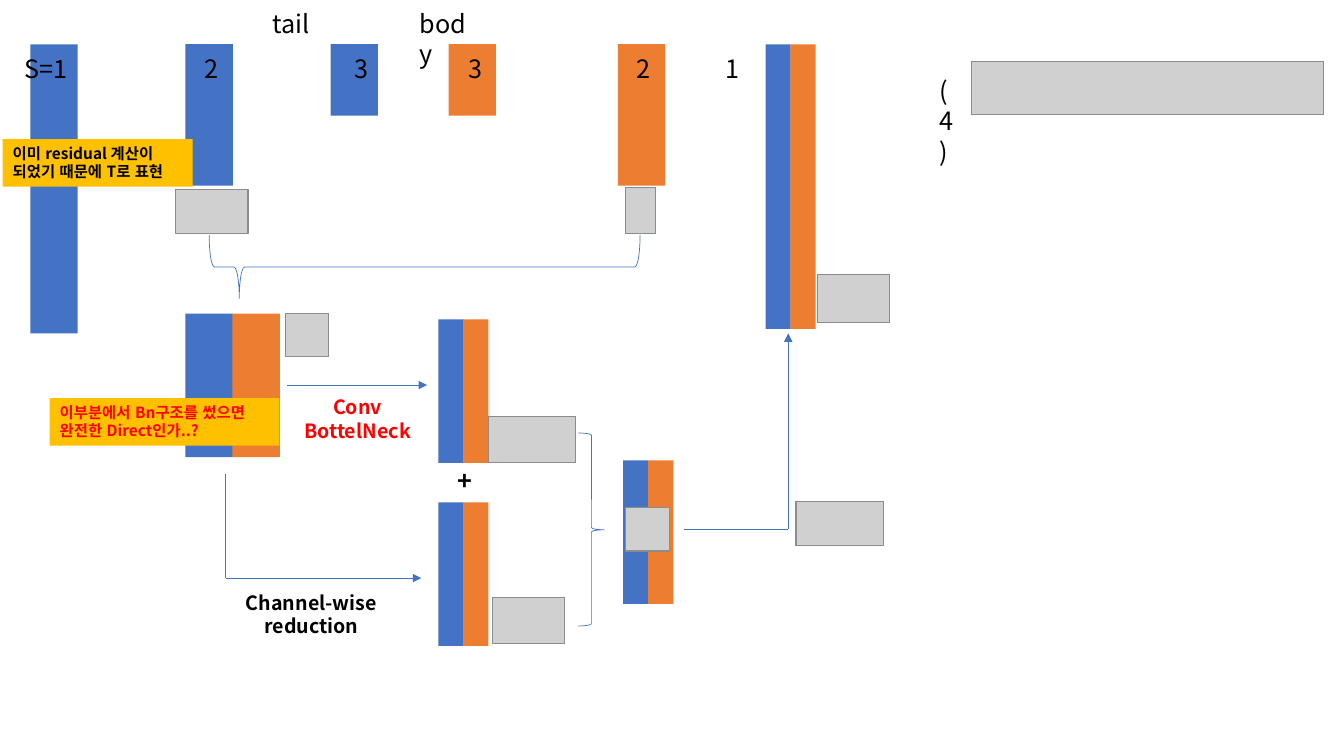
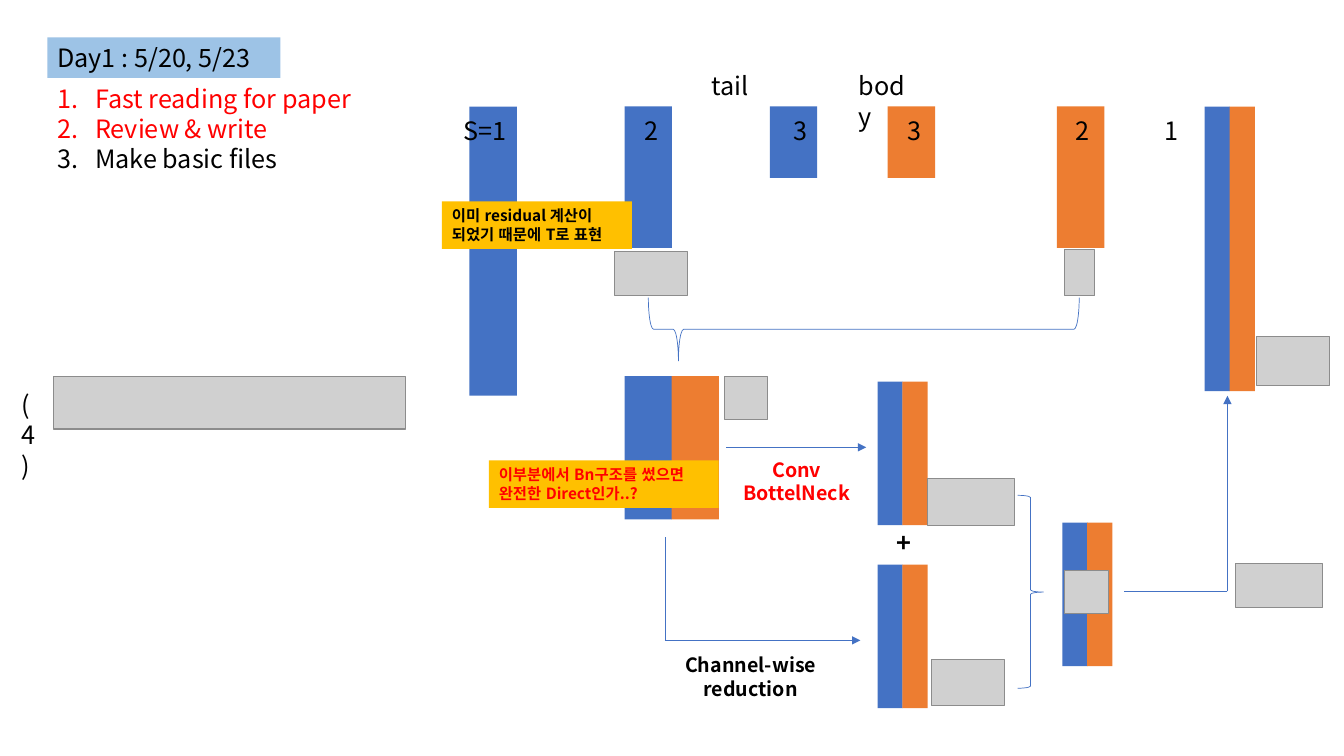
Before and after one commit to crapine1119/fishnet, a slide deck: slide 1 of PPT/fishnet_understanding.pptx. Drawn at 1344x756 pixels with LibreOffice and Linux fonts; fonts in the diff are those of the drawing; grey boxes stand for pictures. Boxes give left, top, right and bottom in pixels: in the first picture for what was removed or moved away, otherwise in the second. Text is boxed around its words. In the diff, an @@ line names an element or a change of style, - is before the commit and + after.

```diff
--- a/PPT/fishnet_understanding.pptx
+++ b/PPT/fishnet_understanding.pptx
@@ rectangle added at box(47, 37, 280, 78), fill #9DC3E6, 18 pt, text #000000 @@
+Day1 : 5/20, 5/23
@@ text added at box(95, 87, 351, 169), 18 pt, text #FF0000 @@
+1. Fast reading for paper
+2. Review & write
+3. Make basic files
@@ text "(4)": place and size @@
-text "(4)" at box(939, 111, 953, 130)
+text "(4)" at box(21, 425, 35, 444)
@@ picture: place and size @@
-picture at box(972, 62, 1324, 115)
+picture at box(53, 376, 405, 430)
@@ 11 rectangles, 9 texts, 4 pictures, 1 right brace, 1 line, 1 arrow: place and size @@
-11 rectangles, 9 texts, 4 pictures, 1 right brace, 1 line, 1 arrow at box(3, 3, 890, 645)
+11 rectangles, 9 texts, 4 pictures, 1 right brace, 1 line, 1 arrow at box(442, 66, 1330, 708)
@@ 6 rectangles, 4 pictures, 2 texts, 2 arrows, 1 right brace, 1 line: place and size @@
-6 rectangles, 4 pictures, 2 texts, 2 arrows, 1 right brace, 1 line at box(175, 188, 788, 644)
+6 rectangles, 4 pictures, 2 texts, 2 arrows, 1 right brace, 1 line at box(615, 250, 1228, 706)
```
Also in this commit, not shown: 1 other slide changed, 2 slides added, 2 other files.
